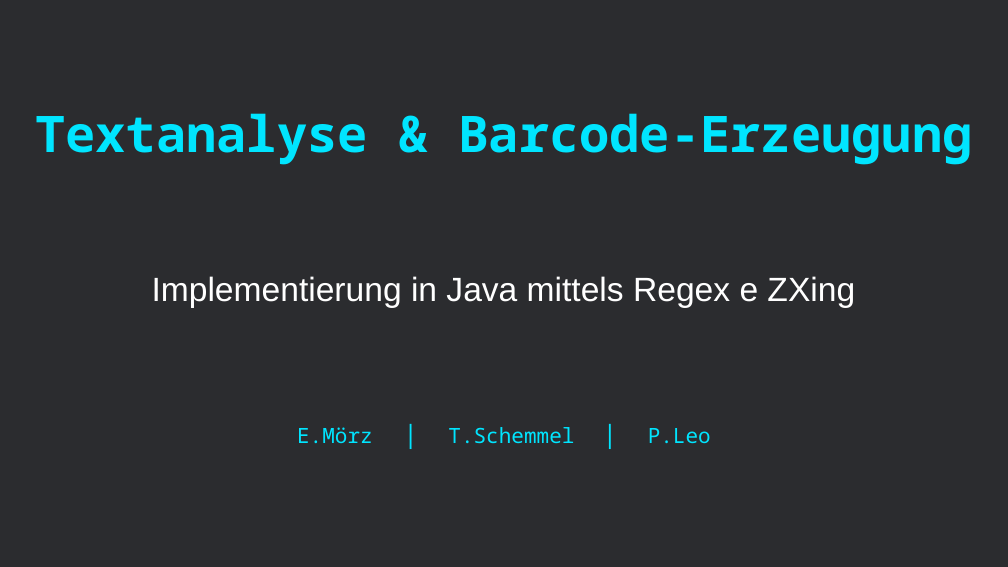
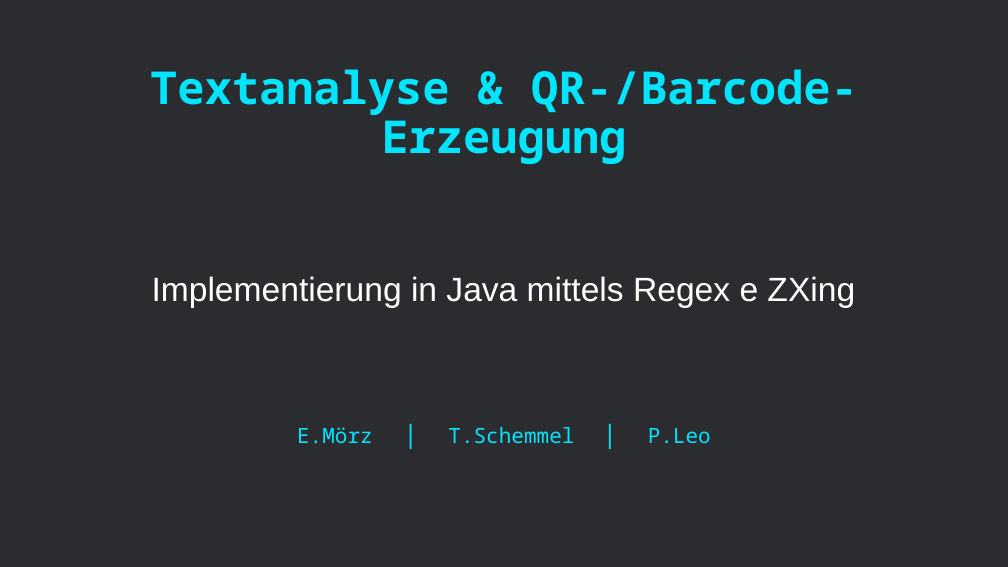
Before and after one commit to NachtsternBuild/little-barcode, a slide deck: slide 1 of docs/Präsentation.pptx. Drawn at 1008x567 pixels with LibreOffice and Linux fonts; fonts in the diff are those of the drawing. Boxes give left, top, right and bottom in pixels: in the first picture for what was removed or moved away, otherwise in the second. Text is boxed around its words. In the diff, an @@ line names an element or a change of style, - is before the commit and + after.

```diff
--- a/docs/Präsentation.pptx
+++ b/docs/Präsentation.pptx
@@ title at (150,69,858,164): text changed; size 48 to 43.2 pt @@
-Textanalyse & Barcode-Erzeugung
+Textanalyse & QR-/Barcode-Erzeugung
```
Also in this commit, not shown: 8 other slides changed, 17 slides added.
